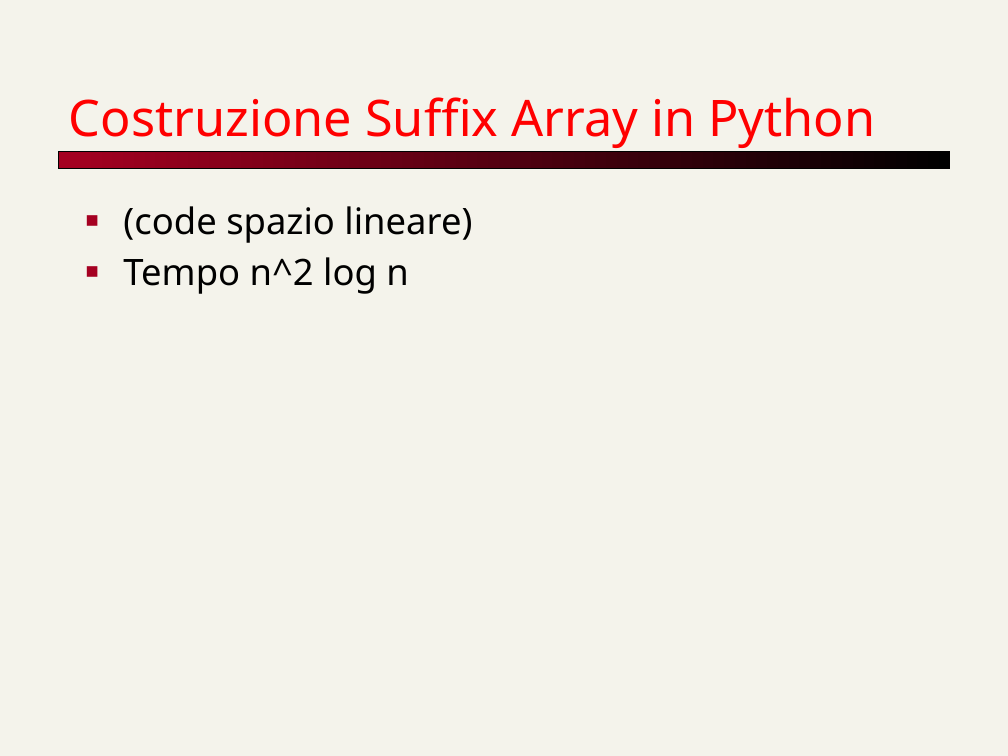
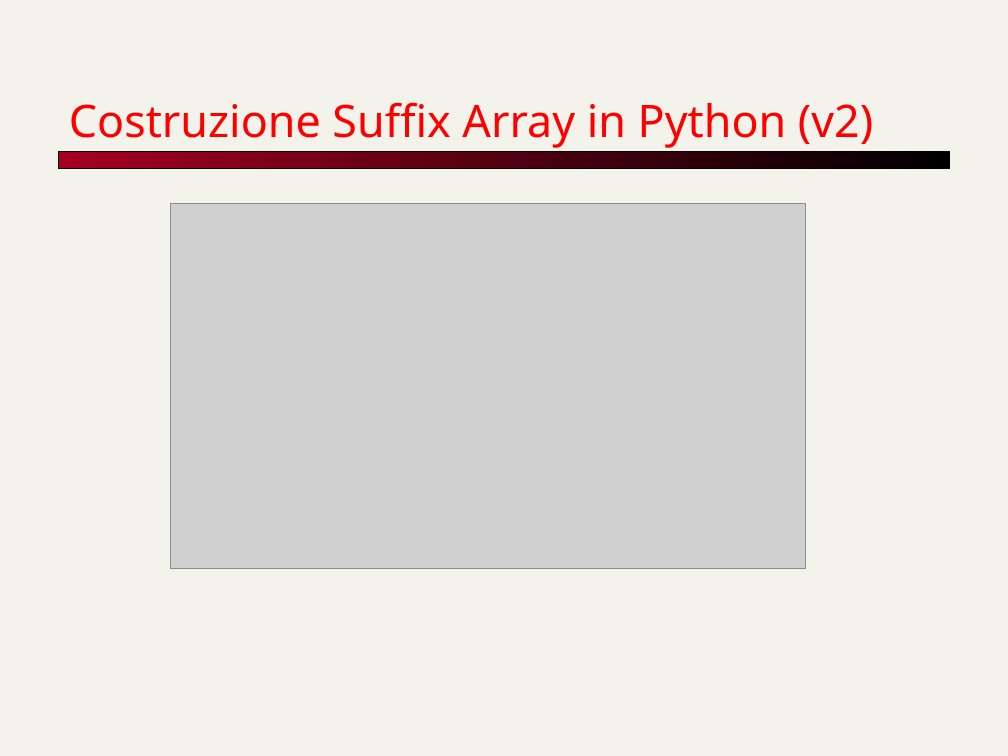
Before and after one commit to dido18/il-pensiero-computazionale-unipi, a slide deck: slide 15 of l03-MotoriDiRicerca/Lab motori ricerca.pptx. Drawn at 1008x756 pixels with LibreOffice and Linux fonts; fonts in the diff are those of the drawing; grey boxes stand for pictures. Boxes give left, top, right and bottom in pixels: in the first picture for what was removed or moved away, otherwise in the second. Text is boxed around its words. In the diff, an @@ line names an element or a change of style, - is before the commit and + after.

```diff
--- a/l03-MotoriDiRicerca/Lab motori ricerca.pptx
+++ b/l03-MotoriDiRicerca/Lab motori ricerca.pptx
@@ title at (69, 102, 873, 148): text changed; size 36 to 32 pt @@
-Costruzione Suffix Array in Python
+Costruzione Suffix Array in Python (v2)
@@ text removed at (123, 206, 472, 294) @@
-■ (code spazio lineare)
-■ Tempo n^2 log n
@@ picture added at (170, 204, 805, 569) @@
```
Also in this commit, not shown: 1 other slide changed, 3 other files.
